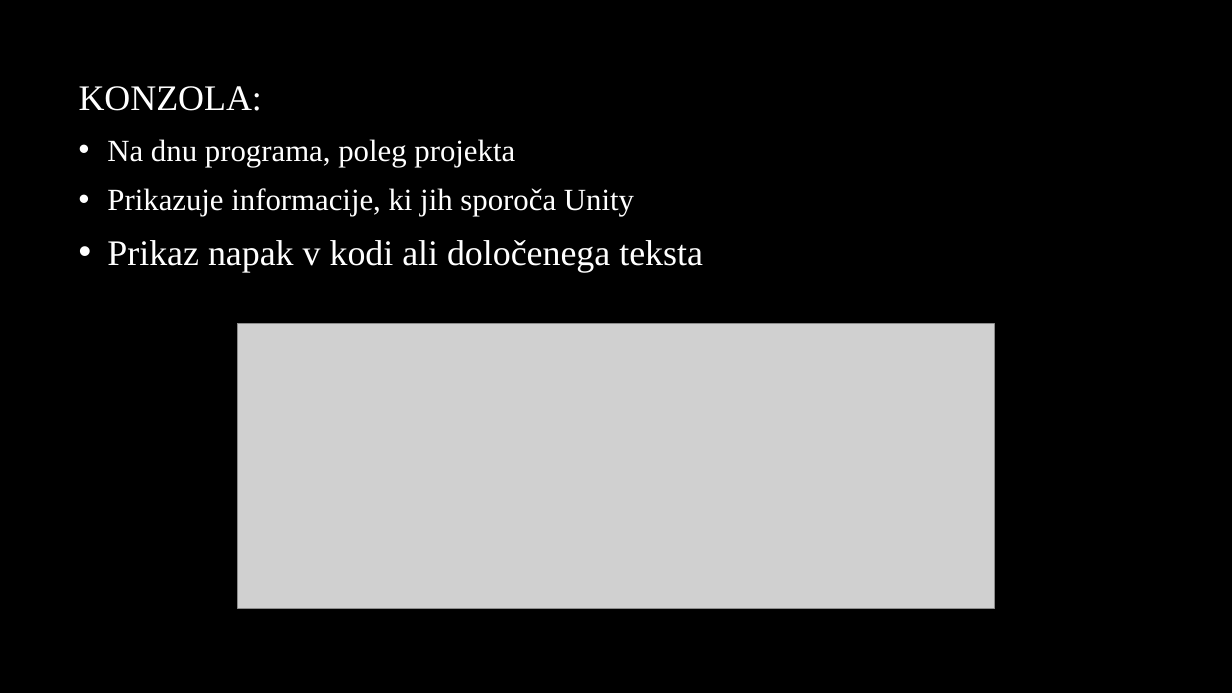
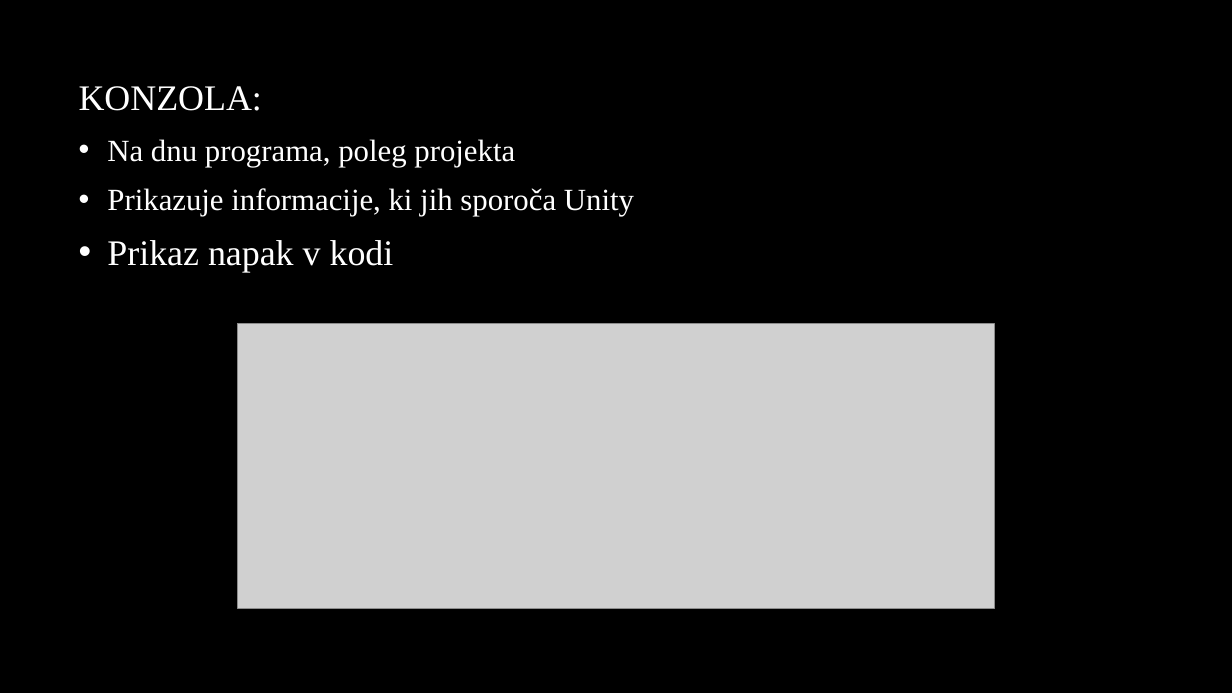
Before and after one commit to NCekuta/Prezivetje_v_vesolju, a slide deck: slide 9 of PowerPoint/Prezivetje v vesolju.pptx. Drawn at 1232x693 pixels with LibreOffice and Linux fonts; fonts in the diff are those of the drawing; grey boxes stand for pictures; background and template pictures are left out. Boxes give left, top, right and bottom in pixels: in the first picture for what was removed or moved away, otherwise in the second. Text is boxed around its words. In the diff, an @@ line names an element or a change of style, - is before the commit and + after.

Commit message:
Update

```diff
--- a/PowerPoint/Prezivetje v vesolju.pptx
+++ b/PowerPoint/Prezivetje v vesolju.pptx
@@ text at bbox=[107, 240, 394, 273]: text changed @@
-• Prikaz napak v kodi ali določenega teksta
+• Prikaz napak v kodi
```
Also in this commit, not shown: 1 slide added.
